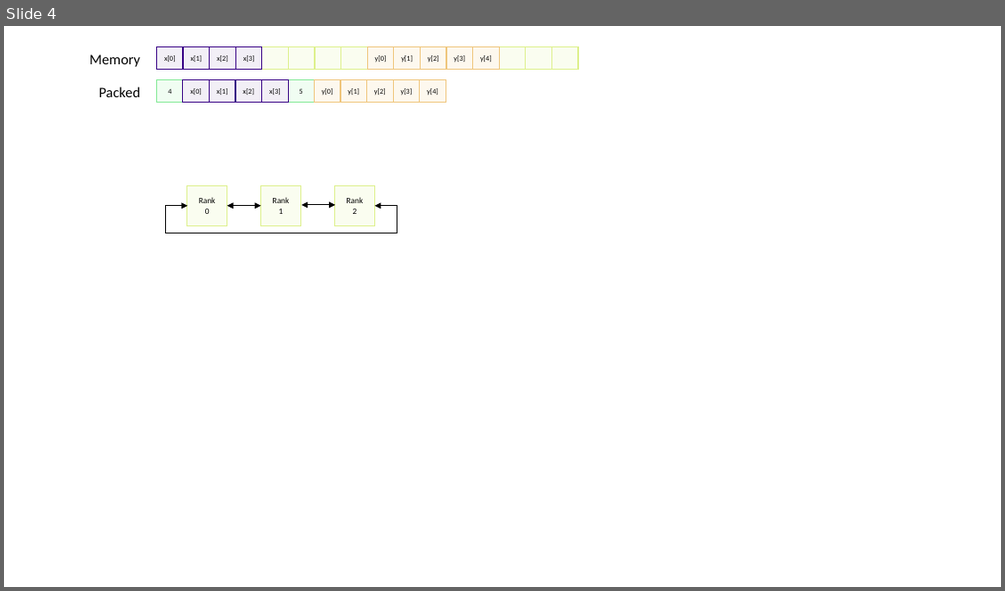
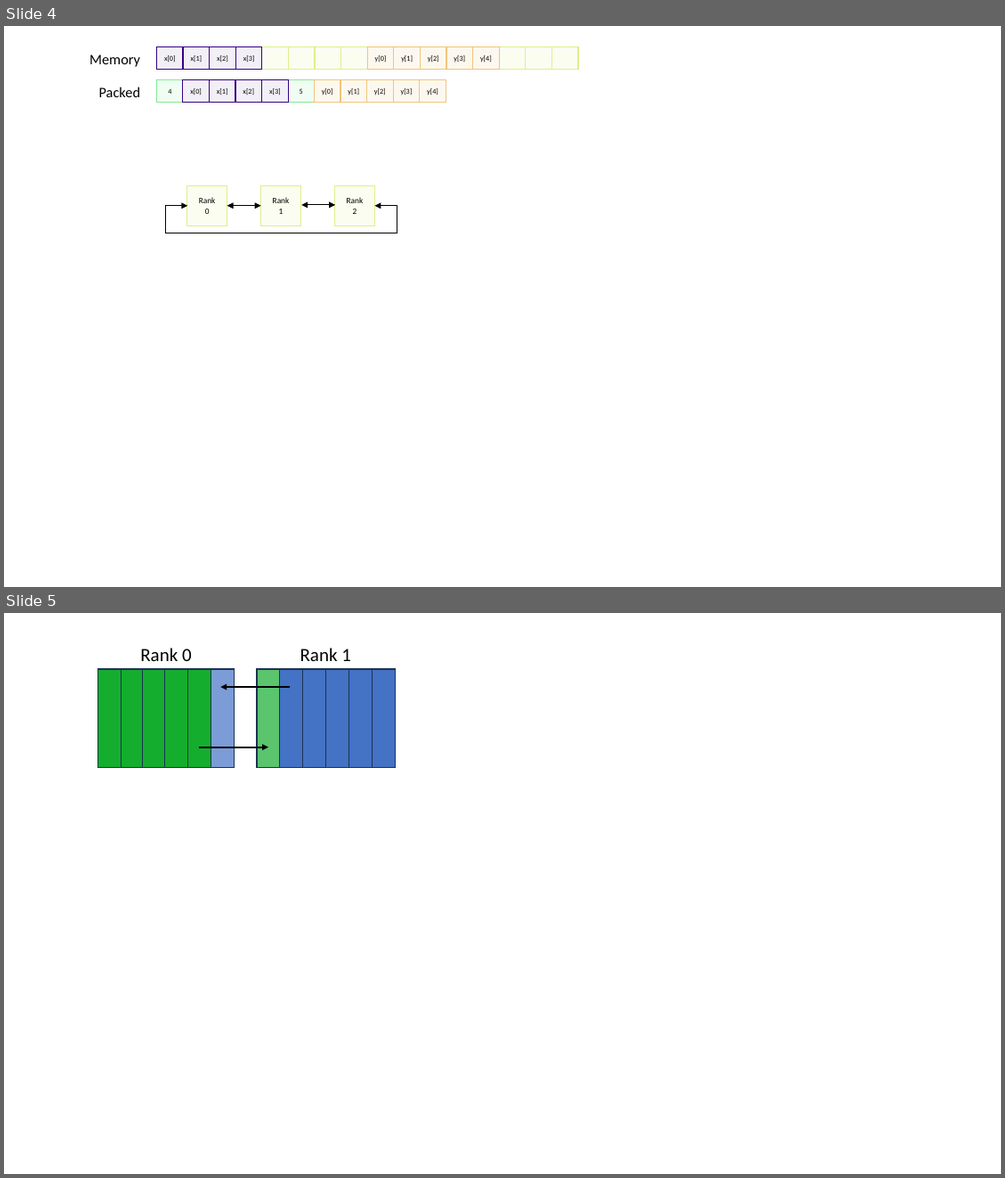
Before and after one commit to Southampton-RSG-Training/dirac-intro-to-mpi, a slide deck: files/communication_diagram.pptx. Shown one above the other, each under a label of ours: slide 4 before the commit, slides 4 and 5 after it. The pictures are 1005x591 and 1005x1178 pixels, drawn with LibreOffice and Linux fonts; fonts in the diff are those of the drawing. Boxes give left, top, right and bottom in pixels: in the first picture for what was removed or moved away, otherwise in the second. Text is boxed around its words. In the diff, an @@ line names an element or a change of style, - is before the commit and + after.

```diff
--- a/files/communication_diagram.pptx
+++ b/files/communication_diagram.pptx
@@ slide 5 added at bbox=[4, 613, 1001, 1174], background #FFFFFF @@
@@ text added at bbox=[140, 648, 192, 661], 18 pt, text #000000 @@
+Rank 0
@@ text added at bbox=[300, 648, 351, 661], 18 pt, text #000000 @@
+Rank 1
@@ rectangle added at bbox=[97, 669, 121, 768], fill #15AD2E, outline #1E3256 1 pt @@
@@ rectangle added at bbox=[119, 669, 142, 768], fill #15AD2E, outline #1E3256 1 pt @@
@@ rectangle added at bbox=[142, 669, 165, 768], fill #15AD2E, outline #1E3256 1 pt @@
@@ rectangle added at bbox=[165, 669, 188, 768], fill #15AD2E, outline #1E3256 1 pt @@
@@ rectangle added at bbox=[188, 669, 211, 768], fill #15AD2E, outline #1E3256 1 pt @@
@@ rectangle added at bbox=[210, 669, 234, 768], fill #4472C5 at 70% opacity, outline #1E3256 1 pt @@
@@ arrow added from (290, 687) to (221, 687), #000000 1.5 pt @@
@@ rectangle added at bbox=[257, 669, 280, 768], fill #15AD2E at 70% opacity, outline #1E3256 1 pt @@
@@ rectangle added at bbox=[280, 669, 303, 768], fill #4472C4, outline #1E3256 1 pt @@
@@ rectangle added at bbox=[303, 669, 326, 768], fill #4472C4, outline #1E3256 1 pt @@
@@ rectangle added at bbox=[326, 669, 349, 768], fill #4472C4, outline #1E3256 1 pt @@
@@ rectangle added at bbox=[348, 669, 372, 768], fill #4472C4, outline #1E3256 1 pt @@
@@ rectangle added at bbox=[372, 669, 395, 768], fill #4472C4, outline #1E3256 1 pt @@
@@ arrow added from (199, 747) to (268, 747), #000000 1.5 pt @@
```
Also in this commit, not shown: 23 other files.
